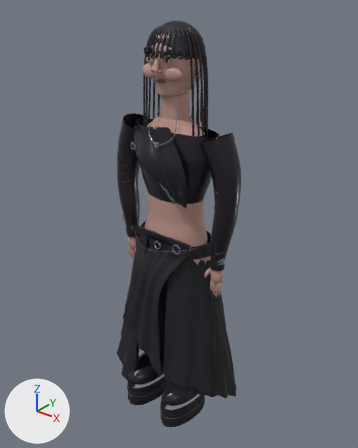
Two versions of the glTF model src/assets/avatars/look-6-detail.glb, one commit apart.
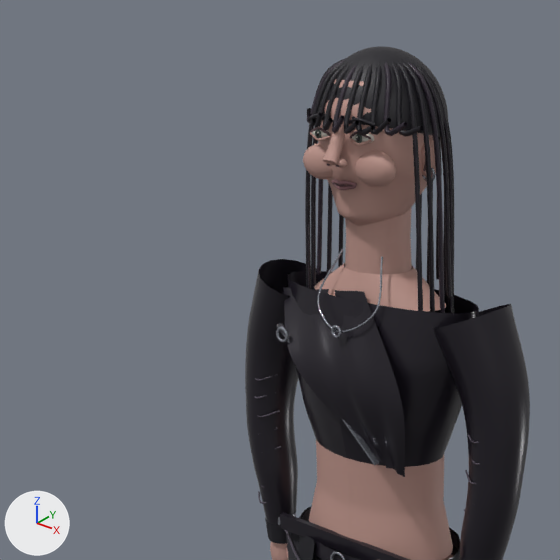
Each version is shown whole from a 50 mm lens placed at (1.42, -1.747, 2.216), pointed at (-0.003, 0.032, 1.113), then close up on the part from 3% to 71% of the width and 0% to 55% of the height. Arrows for +X, +Y and +Z are at lower left; the lights stay in place. The first two pictures are the older version. Where no turn or scale is listed for an object, it has been applied to the vertices. Vertices at exactly the same position are counted once.

Before the edit, the objects in view are built like this:
```python
me_mesh_18 = bpy.data.meshes.new('Mesh_18')
me_mesh_18.from_pydata(...)  # 3066 vertices, 5840 faces; spans x 0.214..0.584, y -0.397..-0.138, z 2.065..3.052
me_mesh_18.materials.append(mat_skin)  # pink #bf968c
me_mesh_23 = bpy.data.meshes.new('Mesh_23')
me_mesh_23.from_pydata(...)  # 2935 vertices, 5580 faces; spans x 0.237..0.561, y -0.383..-0.113, z 2.48..3.064
me_mesh_23.materials.append(mat_hair)  # black #16131c
me_mesh_26 = bpy.data.meshes.new('Mesh_26')
me_mesh_26.from_pydata(...)  # 2524 vertices, 4800 faces; spans x 0.234..0.564, y -0.385..-0.111, z 2.478..3.06
me_mesh_26.materials.append(mat_strand)  # dark grey #302734
me_mesh_27 = bpy.data.meshes.new('Mesh_27')
me_mesh_27.from_pydata(...)  # 1001 vertices, 1828 faces; spans x 0.162..0.636, y -0.404..-0.114, z 2.035..2.63
me_mesh_27.materials.append(mat_leather)  # black #242029
me_mesh_28 = bpy.data.meshes.new('Mesh_28')
me_mesh_28.from_pydata(...)  # 3885 vertices, 7360 faces; spans x 0.0..0.794, y -0.5..0.0, z 1.06..2.08
me_mesh_28.materials.append(mat_inner)  # black #18171f
ob_mesh_18 = bpy.data.objects.new('Mesh_18', me_mesh_18)
ob_mesh_18.location = (-0.399, 0.25, -0.99)
ob_mesh_23 = bpy.data.objects.new('Mesh_23', me_mesh_23)
ob_mesh_23.location = (-0.399, 0.25, -0.99)
ob_mesh_26 = bpy.data.objects.new('Mesh_26', me_mesh_26)
ob_mesh_26.location = (-0.399, 0.25, -0.99)
ob_mesh_27 = bpy.data.objects.new('Mesh_27', me_mesh_27)
ob_mesh_27.location = (-0.399, 0.25, -0.99)
ob_mesh_28 = bpy.data.objects.new('Mesh_28', me_mesh_28)
ob_mesh_28.location = (-0.399, 0.25, -0.99)
# also in view: 'Mesh_24' at (-0.003, -0.079, 1.459); 'Mesh_0' at (-0.261, 0.0, 1.325); 'Mesh_11' at (0.261, 0.0, 1.325)
```
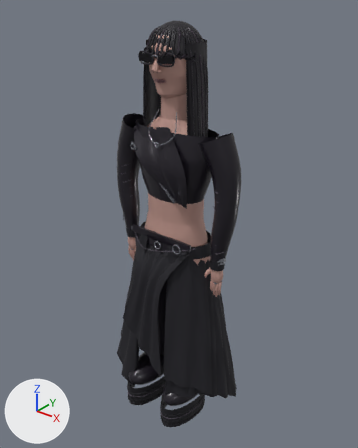
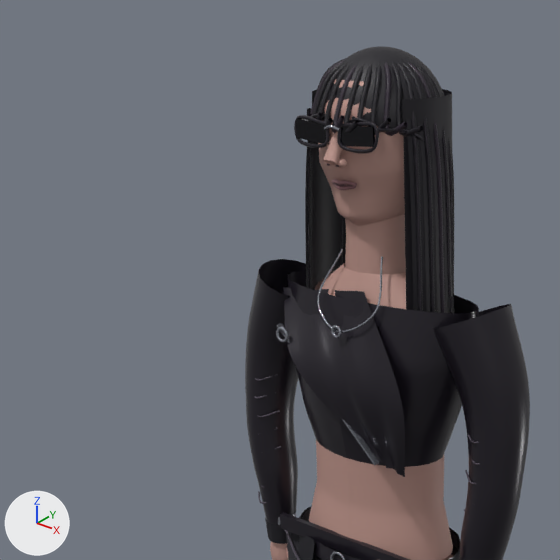
Diff of the bpy script that builds the scene:
```diff
--- a/src/assets/avatars/look-6-detail.glb.py
+++ b/src/assets/avatars/look-6-detail.glb.py
@@ mat_lens @@
+mat_lens = principled_material('lens')
+mat_lens.base_color = (0.00335, 0.00273, 0.00561)  # black #0b0911
+mat_lens.metallic = 0.35
+mat_lens.roughness = 0.08
@@ me_mesh_18 @@
 # used by ob_mesh_18; location = (-0.399, 0.25, -0.99)
-me_mesh_18.from_pydata(...)  # 3066 vertices, 5840 faces; spans x 0.214..0.584, y -0.397..-0.138, z 2.065..3.052
+me_mesh_18.from_pydata(...)  # 2838 vertices, 5392 faces; spans x 0.214..0.584, y -0.397..-0.138, z 2.065..3.052
+# me_mesh_18 part 1: the loose piece of 114 vertices spanning x 0.415..0.509, y -0.36..-0.314, z 2.832..2.898 is deleted
+# me_mesh_18 part 2: the loose piece of 114 vertices spanning x 0.289..0.383, y -0.36..-0.314, z 2.832..2.898 is deleted
 me_mesh_18.materials.append(mat_skin)
@@ me_mesh_23 @@
 # used by ob_mesh_23; location = (-0.399, 0.25, -0.99)
-me_mesh_23.from_pydata(...)  # 2935 vertices, 5580 faces; spans x 0.237..0.561, y -0.383..-0.113, z 2.48..3.064
+me_mesh_23.from_pydata(...)  # 7881 vertices, 14028 faces; spans x 0.237..0.561, y -0.383..-0.106, z 2.48..3.064
+# me_mesh_23 part 3: 1 vertex moved within x 0.421, y -0.246, z 3.055; 4946 vertices added at x 0.239..0.559, y -0.316..-0.106, z 2.48..3.055
 me_mesh_23.materials.append(mat_hair)
@@ me_mesh_27 @@
 # used by ob_mesh_27; location = (-0.399, 0.25, -0.99)
-me_mesh_27.from_pydata(...)  # 1001 vertices, 1828 faces; spans x 0.162..0.636, y -0.404..-0.114, z 2.035..2.63
-me_mesh_27.materials.append(mat_leather)  # black #242029
+me_mesh_27.from_pydata(...)  # 16 vertices, 24 faces; spans x 0.306..0.492, y -0.377..-0.372, z 2.904..2.944
+# me_mesh_27 part 4: 16 vertices added at x 0.306..0.492, y -0.377..-0.372, z 2.904..2.944
+# other edits to the shape of me_mesh_27 do not show in these pictures
+me_mesh_27.materials.append(mat_lens)  # black #0b0911
@@ me_mesh_28 @@
 # used by ob_mesh_28; location = (-0.399, 0.25, -0.99)
-me_mesh_28.from_pydata(...)  # 3885 vertices, 7360 faces; spans x 0.0..0.794, y -0.5..0.0, z 1.06..2.08
-me_mesh_28.materials.append(mat_inner)  # black #18171f
+me_mesh_28.from_pydata(...)  # 1529 vertices, 2836 faces; spans x 0.162..0.636, y -0.404..-0.114, z 2.035..2.95
+# me_mesh_28 part 5: a new loose piece of 150 vertices spanning x 0.298..0.389, y -0.381..-0.368, z 2.895..2.95, in mat_leather (black #242029)
+# me_mesh_28 part 6: a new loose piece of 150 vertices spanning x 0.409..0.5, y -0.381..-0.368, z 2.895..2.95, in mat_leather (black #242029)
+# me_mesh_28 part 7: a new loose piece of 114 vertices spanning x 0.491..0.532, y -0.372..-0.239, z 2.887..2.941, in mat_leather (black #242029)
+# other edits to the shape of me_mesh_28 do not show in these pictures
+me_mesh_28.materials.append(mat_leather)  # black #242029
```

Boxes [x1, y1, x2, y2] around the edits, measured in the close-ups (560 x 560 px):
'Mesh_28', reshaped: before [286, 507, 460, 560]; after [280, 115, 479, 560]
'Mesh_27', reshaped: before [280, 271, 479, 560]; after [296, 119, 375, 147]
'Mesh_18', reshaped: before [303, 79, 453, 560]; after [309, 79, 453, 560]
part 1 of me_mesh_18, deleted: before [355, 150, 396, 187]
part 2 of me_mesh_18, deleted: before [303, 144, 332, 180]
part 3 of me_mesh_23, built on (black): after [305, 67, 453, 313]
part 4 of me_mesh_27, added (black): after [296, 119, 375, 147]
part 5 of me_mesh_28, added: after [294, 115, 330, 148]
part 6 of me_mesh_28, added: after [337, 122, 379, 154]
part 7 of me_mesh_28, added: after [378, 128, 424, 141]
